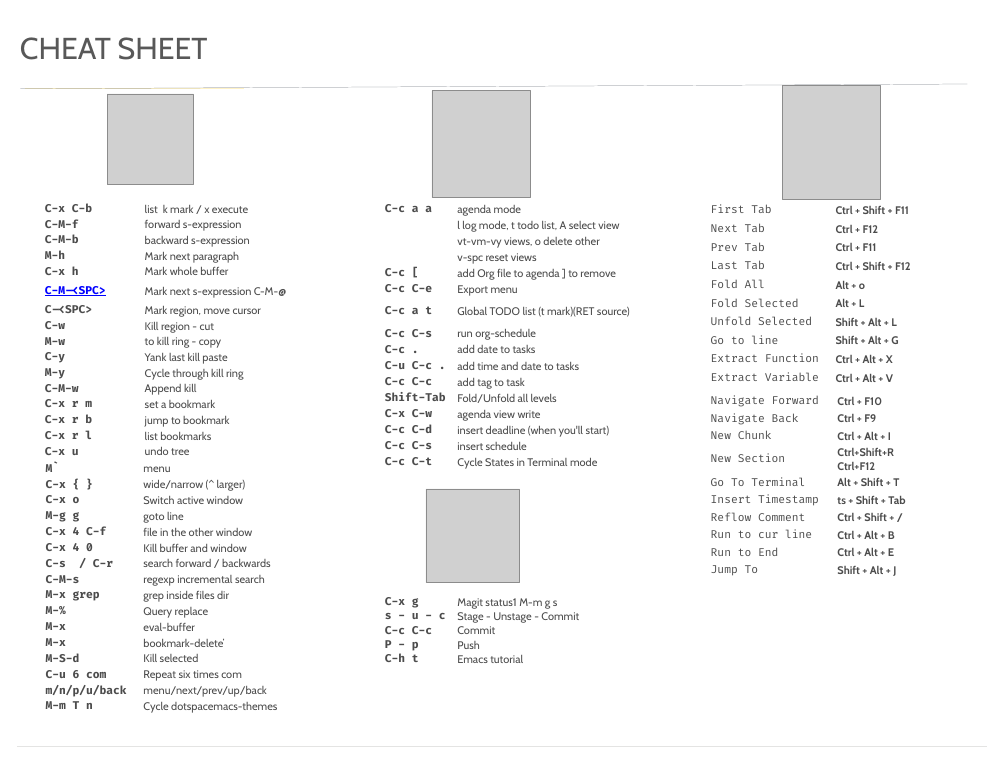
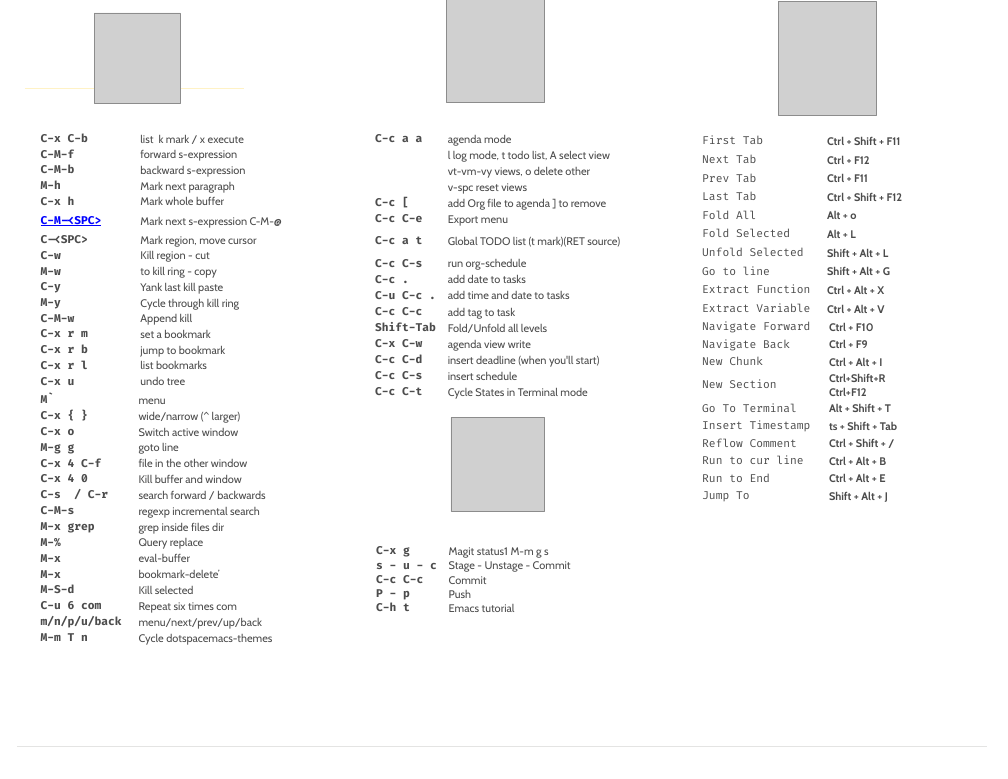
Before and after one commit to verajosemanuel/shortcuts, a slide deck: slide 1 of cheatsheet.pptx. Drawn at 1008x779 pixels with LibreOffice and Linux fonts; fonts in the diff are those of the drawing; grey boxes stand for pictures. Boxes give left, top, right and bottom in pixels: in the first picture for what was removed or moved away, otherwise in the second. Text is boxed around its words. In the diff, an @@ line names an element or a change of style, - is before the commit and + after.

Commit message:
cleaner cheatsheet

```diff
--- a/cheatsheet.pptx
+++ b/cheatsheet.pptx
@@ picture: place and size @@
-picture at (107, 94, 193, 184)
+picture at (94, 13, 181, 104)
@@ picture: place and size @@
-picture at (432, 91, 530, 198)
+picture at (447, 0, 545, 102)
@@ picture: place and size @@
-picture at (782, 85, 880, 199)
+picture at (778, 1, 876, 115)
@@ title removed at (20, 37, 208, 60) @@
-CHEAT SHEET
@@ line removed from (20, 89) to (967, 84) @@
@@ table: place and size @@
-table at (39, 201, 361, 459)
+table at (34, 131, 356, 389)
@@ table: place and size @@
-table at (379, 201, 661, 473)
+table at (369, 131, 651, 403)
@@ table: place and size @@
-table at (705, 201, 950, 387)
+table at (696, 132, 941, 319)
@@ table: place and size @@
-table at (705, 392, 987, 581)
+table at (696, 318, 978, 507)
@@ table: place and size @@
-table at (40, 460, 321, 717)
+table at (34, 392, 316, 648)
@@ picture: place and size @@
-picture at (426, 489, 520, 583)
+picture at (451, 418, 545, 511)
@@ table: place and size @@
-table at (379, 595, 602, 667)
+table at (370, 544, 593, 616)
```
Also in this commit, not shown: 1 other file.
